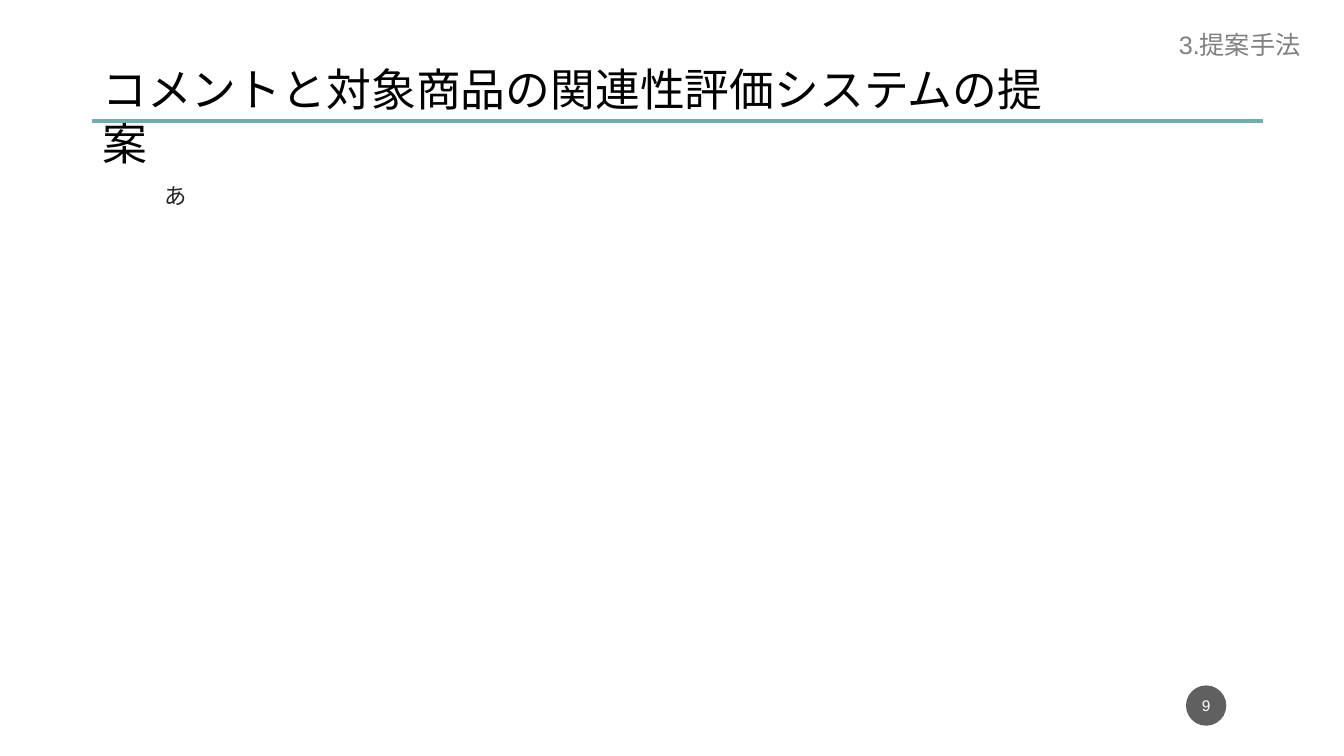
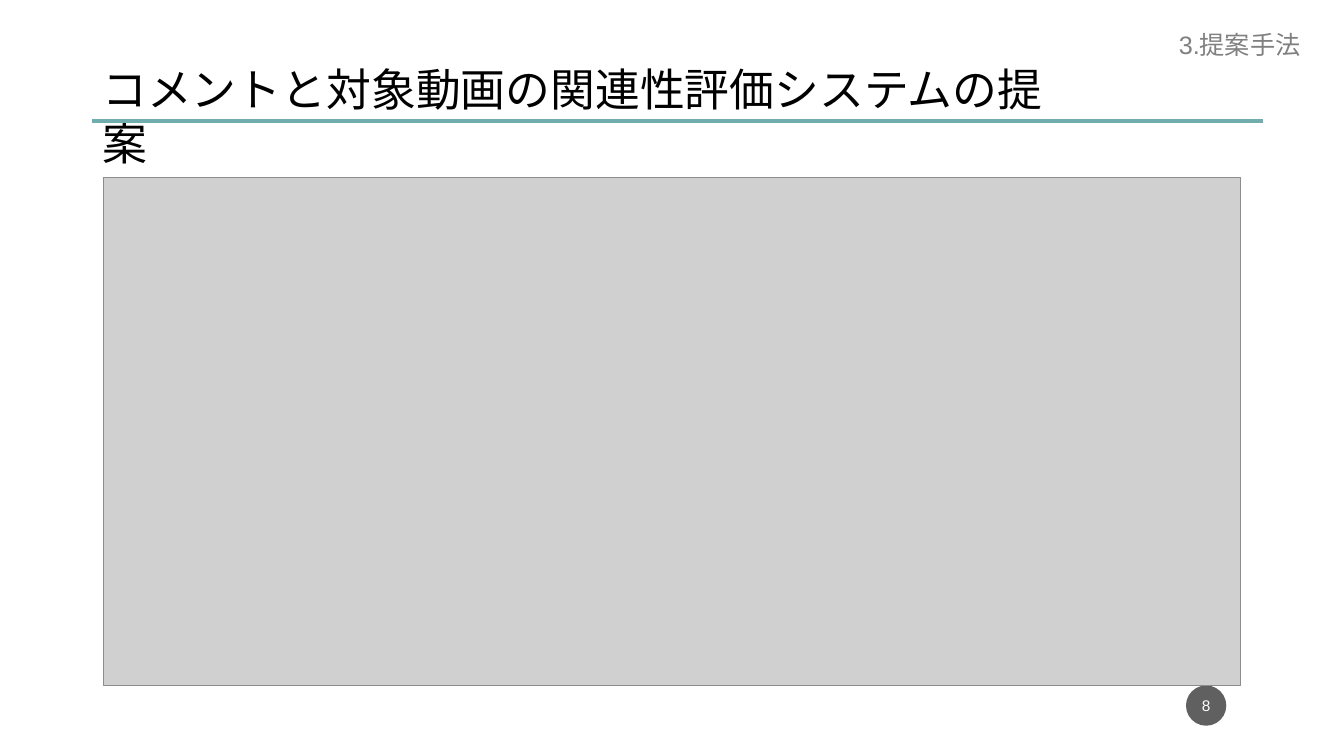
Before and after one commit to dora937nishikori/investigation, a slide deck: slide 8 of 修論/修論発表資料.pptx (slide 9 before the commit). Drawn at 1344x756 pixels with LibreOffice and Linux fonts; fonts in the diff are those of the drawing; grey boxes stand for pictures. Boxes give left, top, right and bottom in pixels: in the first picture for what was removed or moved away, otherwise in the second. Text is boxed around its words. In the diff, an @@ line names an element or a change of style, - is before the commit and + after.

```diff
--- a/修論/修論発表資料.pptx
+++ b/修論/修論発表資料.pptx
@@ text at bbox=[102, 68, 1042, 110]: text changed @@
-コメントと対象商品の関連性評価システムの提案
+コメントと対象動画の関連性評価システムの提案
@@ picture added at bbox=[104, 177, 1241, 686] @@
@@ text removed at bbox=[164, 186, 186, 205] @@
-  あ
```
Also in this commit, not shown: 5 other slides changed, 8 slides added, 2 slides removed, 7 other files.
